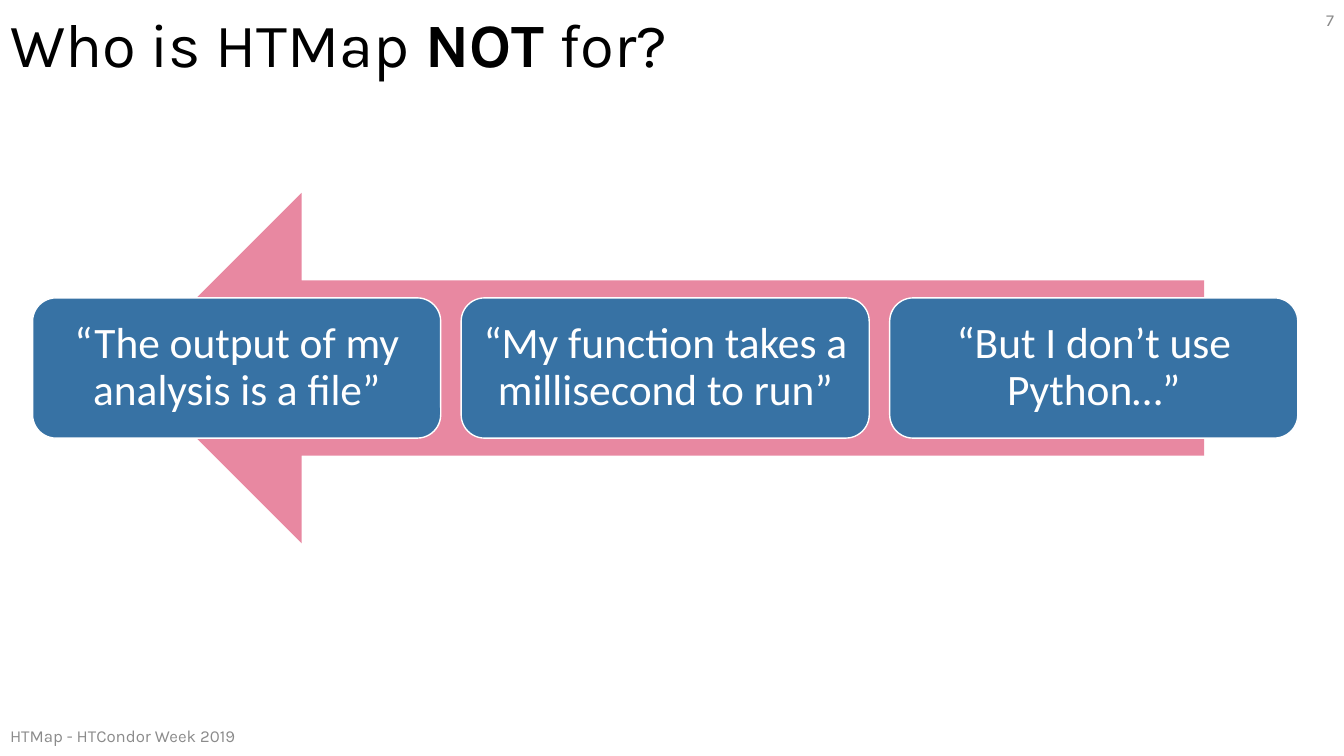
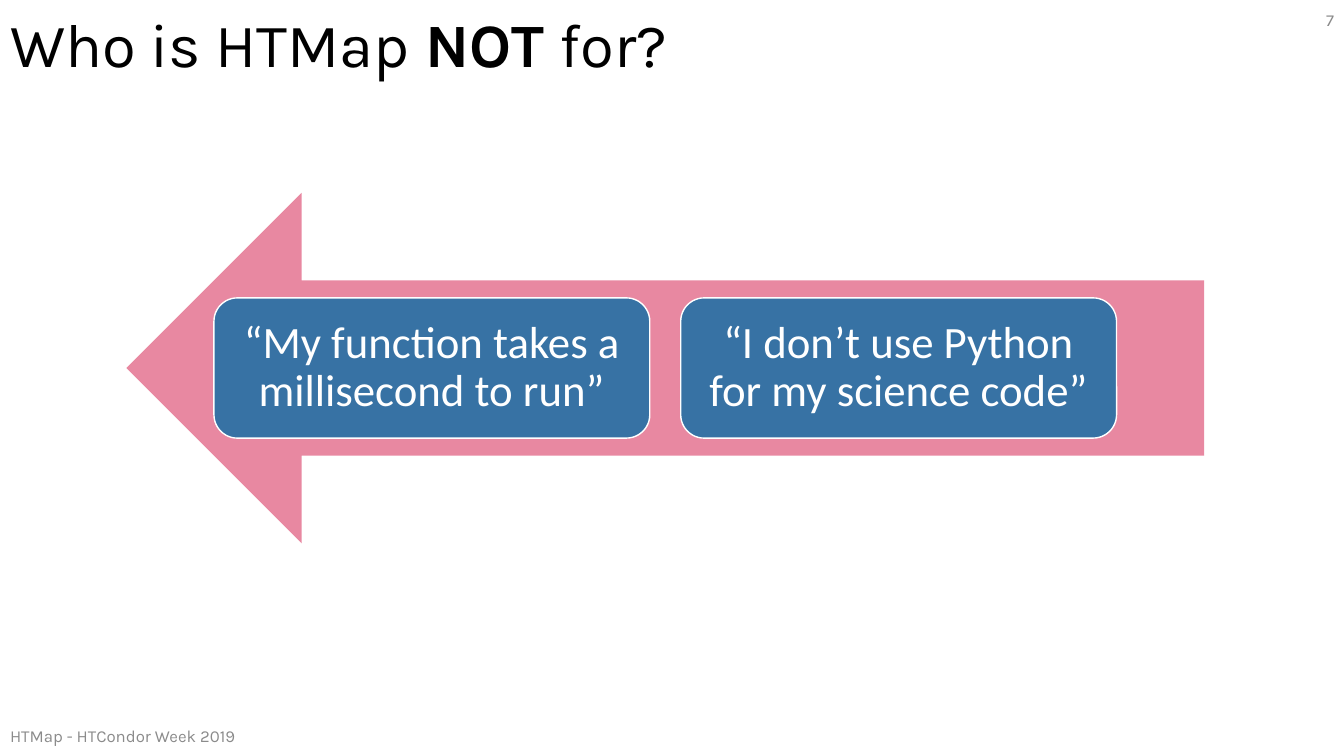
Before and after one commit to JoshKarpel/htcondor-week-htmap-talk, a slide deck: slide 7 of slides/HTMap.pptx. Drawn at 1344x756 pixels with LibreOffice and Linux fonts; fonts in the diff are those of the drawing. Boxes give left, top, right and bottom in pixels: in the first picture for what was removed or moved away, otherwise in the second. Text is boxed around its words. In the diff, an @@ line names an element or a change of style, - is before the commit and + after.

```diff
--- a/slides/HTMap.pptx
+++ b/slides/HTMap.pptx
@@ rounded rectangle resized from (x1=32, y1=298, x2=441, y2=439) to (x1=214, y1=298, x2=649, y2=439) @@
@@ rounded rectangle removed at (x1=462, y1=298, x2=870, y2=439) @@
@@ rounded rectangle resized from (x1=890, y1=298, x2=1299, y2=439) to (x1=681, y1=298, x2=1116, y2=439) @@
@@ text removed at (x1=74, y1=327, x2=399, y2=412) @@
-“The output of my analysis is a file”
@@ text "“My function takes a millisecond ..." moved from (x1=484, y1=327, x2=847, y2=406) to (x1=244, y1=326, x2=619, y2=407) @@
@@ text "“My function takes a millisecond ..." at (x1=244, y1=326, x2=619, y2=407): size 31 to 32 pt @@
@@ text at (x1=709, y1=326, x2=1088, y2=414): text changed; size 31 to 32 pt @@
-“But I don’t use Python…”
+“I don’t use Python for my science code”
```
Also in this commit, not shown: 7 other files.
